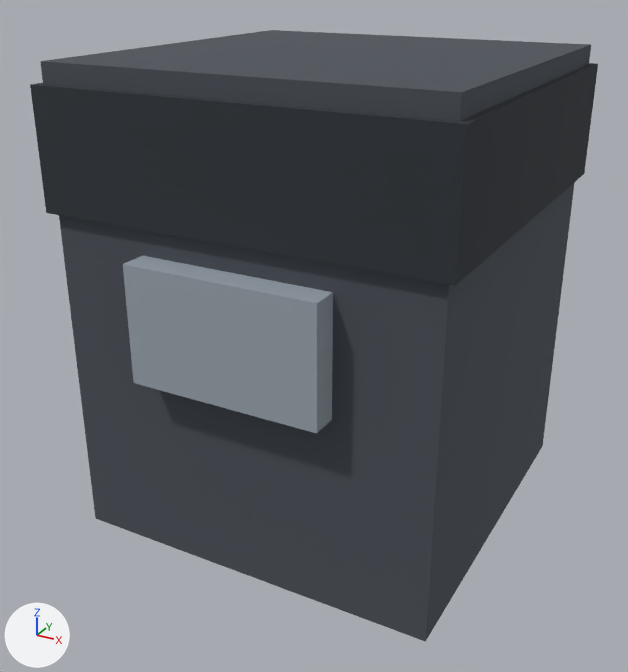
The FBX model assets/3d/export/pc_recon_upper_arm.fbx: old version first, new version second.
Before and after are seen from a camera (50 mm lens) standing at (1.03, -2.0, 0.842) and looking at (-0.018, -0.095, -0.11). Lighting does not change. The marker at lower left points along +X, +Y and +Z. The picture after the commit comes second.

Script lines for the objects in view, before the commit:
```python
me_pc_recon_upper_arm = bpy.data.meshes.new('pc_recon_upper_arm')
me_pc_recon_upper_arm.from_pydata(...)  # 24 vertices, 18 faces; spans x -0.52..0.52, y -0.57..0.52, z -0.62..0.62
me_pc_recon_upper_arm.materials.append(mat_palette)  # picture img_palette_png
# before: 8 (-0.52, -0.52, 0.27) at pixel (46, 213), 9 (-0.52, -0.52, 0.57) at pixel (30, 84), 10 (-0.52, 0.52, 0.27), 11 (-0.52, 0.52, 0.57), 12 (0.52, -0.52, 0.27) at pixel (455, 285)
# before: 13 (0.52, -0.52, 0.57) at pixel (466, 124), 14 (0.52, 0.52, 0.27) at pixel (584, 173), 15 (0.52, 0.52, 0.57) at pixel (598, 63)
# before: 16 (-0.25, -0.57, -0.1) at pixel (133, 382), 17 (-0.25, -0.57, 0.2) at pixel (122, 264), 18 (-0.25, -0.49, -0.1), 19 (-0.25, -0.49, 0.2), 20 (0.25, -0.57, -0.1) at pixel (316, 433)
# before: 21 (0.25, -0.57, 0.2) at pixel (316, 303), 22 (0.25, -0.49, -0.1), 23 (0.25, -0.49, 0.2)
ob_pc_recon_upper_arm = bpy.data.objects.new('pc_recon_upper_arm', me_pc_recon_upper_arm)
ob_pc_recon_upper_arm.location = (0.0, 0.0, 0.0)
```
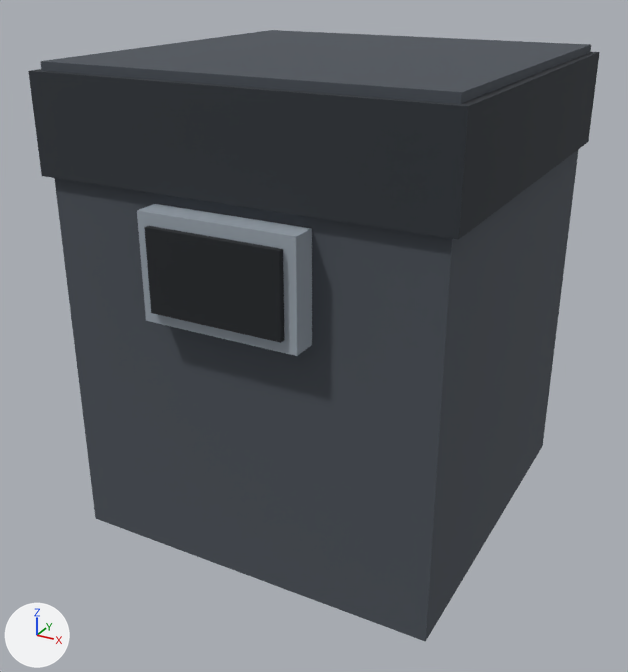
The change, as JSON lines over the scene's bpy script:
```json
{"block": "me_pc_recon_upper_arm", "where": "# used by ob_pc_recon_upper_arm; location = (0.0, 0.0, 0.0)"}
{"block": "me_pc_recon_upper_arm", "where": "# verts and faces of me_pc_recon_upper_arm; kept vertices keep their numbers, new ones are numbered from 24"}
{"op": "remove", "block": "me_pc_recon_upper_arm", "code": "me_pc_recon_upper_arm.from_pydata(...)  # 24 vertices, 18 faces; spans x -0.52..0.52, y -0.57..0.52, z -0.62..0.62"}
{"op": "add", "block": "me_pc_recon_upper_arm", "code": "me_pc_recon_upper_arm.from_pydata(...)  # 32 vertices, 24 faces; spans x -0.52..0.52, y -0.58..0.52, z -0.62..0.62"}
{"block": "me_pc_recon_upper_arm", "change": "me_pc_recon_upper_arm part 1: a new loose piece, a box spanning x -0.17..0.17, y -0.58..-0.48, z 0.1..0.3, in mat_palette (picture img_palette_png)"}
{"block": "me_pc_recon_upper_arm", "change": "me_pc_recon_upper_arm part 2"}
{"op": "add", "block": "me_pc_recon_upper_arm", "code": "for i in [8, 10, 12, 14]: verts[i] += (0.0, 0.0, 0.09)"}
{"op": "add", "block": "me_pc_recon_upper_arm", "code": "for i in [9, 11, 13, 15]: verts[i] += (0.0, 0.0, 0.03)"}
{"block": "me_pc_recon_upper_arm", "change": "me_pc_recon_upper_arm part 3"}
{"op": "add", "block": "me_pc_recon_upper_arm", "code": "verts[16] = (-0.2, -0.565, 0.07)  # moved, pixel (145, 320)"}
{"op": "add", "block": "me_pc_recon_upper_arm", "code": "verts[17] = (-0.2, -0.565, 0.33)  # moved, pixel (136, 210)"}
{"op": "add", "block": "me_pc_recon_upper_arm", "code": "verts[18] = (-0.2, -0.495, 0.07)  # moved"}
{"op": "add", "block": "me_pc_recon_upper_arm", "code": "verts[19] = (-0.2, -0.495, 0.33)  # moved"}
{"op": "add", "block": "me_pc_recon_upper_arm", "code": "verts[20] = (0.2, -0.565, 0.07)  # moved, pixel (297, 356)"}
{"op": "add", "block": "me_pc_recon_upper_arm", "code": "verts[21] = (0.2, -0.565, 0.33)  # moved, pixel (296, 236)"}
{"op": "add", "block": "me_pc_recon_upper_arm", "code": "verts[22] = (0.2, -0.495, 0.07)  # moved"}
{"op": "add", "block": "me_pc_recon_upper_arm", "code": "verts[23] = (0.2, -0.495, 0.33)  # moved"}
```

Location of each change, (x1, y1, x2, y2) in pixels of the pictures (628 x 672 px; the box of a moved part takes in the faces that stretch with it):
```json
{"object": "pc_recon_upper_arm", "change": "reshaped", "before": [30, 30, 598, 642], "after": [28, 30, 600, 642]}
{"part": 1, "of": "me_pc_recon_upper_arm", "change": "added", "after": [144, 226, 285, 343]}
{"part": 2, "of": "me_pc_recon_upper_arm", "change": "moved or reshaped", "before": [30, 63, 598, 285], "after": [28, 52, 600, 240]}
{"part": 3, "of": "me_pc_recon_upper_arm", "change": "moved or reshaped", "before": [123, 256, 333, 434], "after": [137, 204, 312, 356]}
```
